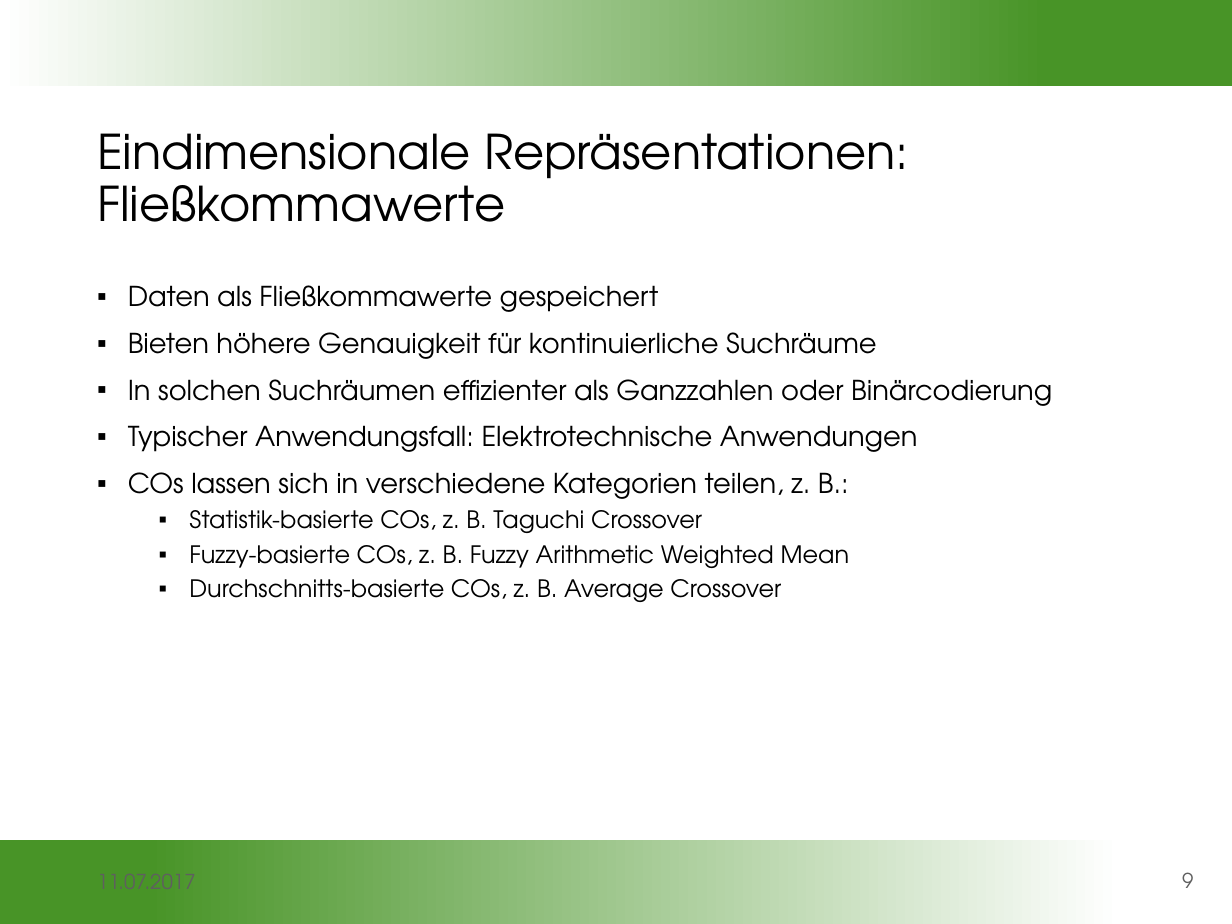
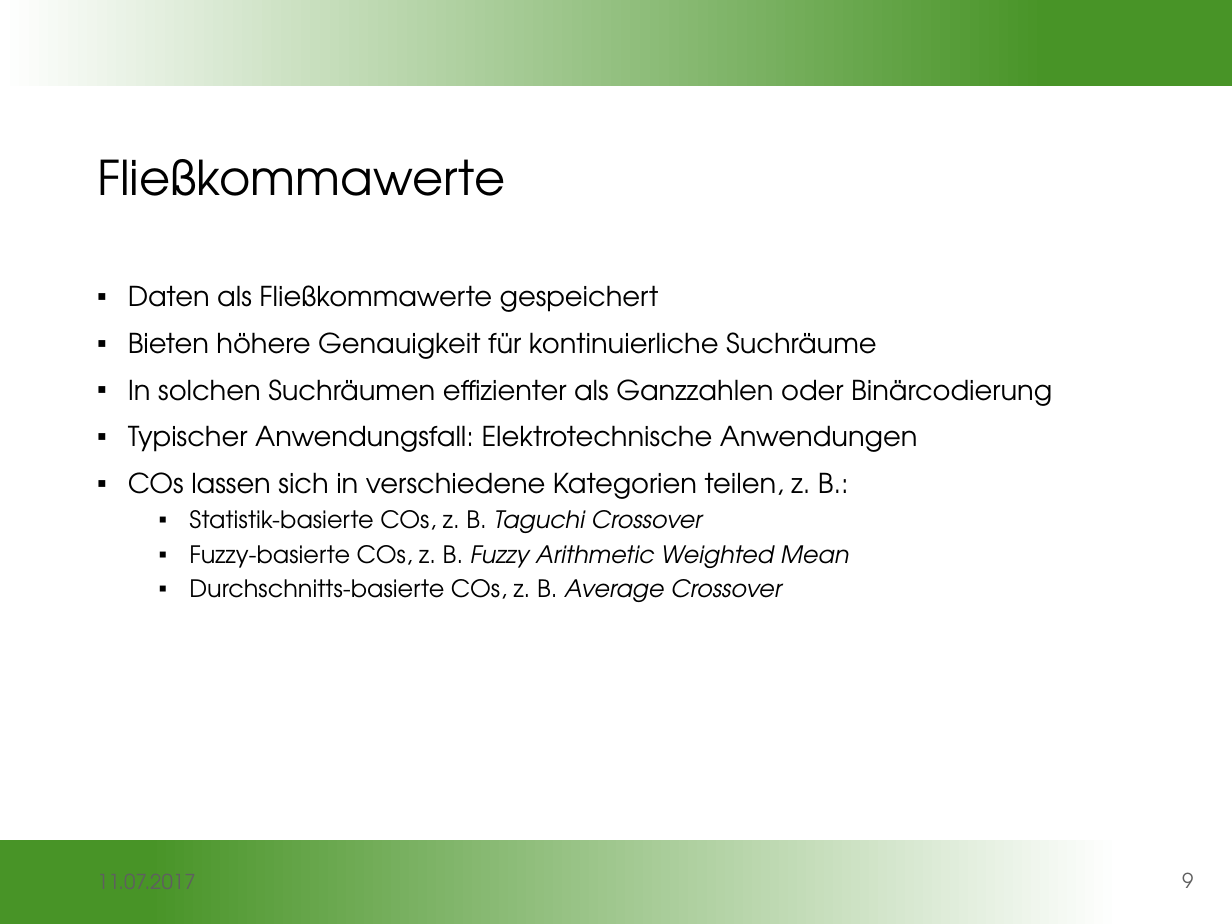
Before and after one commit to gobo7793/OC-Seminar, a slide deck: slide 9 of Vortragsfolien.pptx. Drawn at 1232x924 pixels with LibreOffice and Linux fonts; fonts in the diff are those of the drawing; background and template pictures are left out. Boxes give left, top, right and bottom in pixels: in the first picture for what was removed or moved away, otherwise in the second. Text is boxed around its words. In the diff, an @@ line names an element or a change of style, - is before the commit and + after.

```diff
--- a/Vortragsfolien.pptx
+++ b/Vortragsfolien.pptx
@@ title at box(97, 159, 505, 196): text changed @@
-Eindimensionale Repräsentationen:
-Fließkommawerte
+Fließkommawerte
@@ text at box(189, 510, 850, 602): italic on in "Taguchi Crossover", "Fuzzy Arithmetic Weighted Mean", "Average Crossover" @@
```
Also in this commit, not shown: 11 other slides changed.
